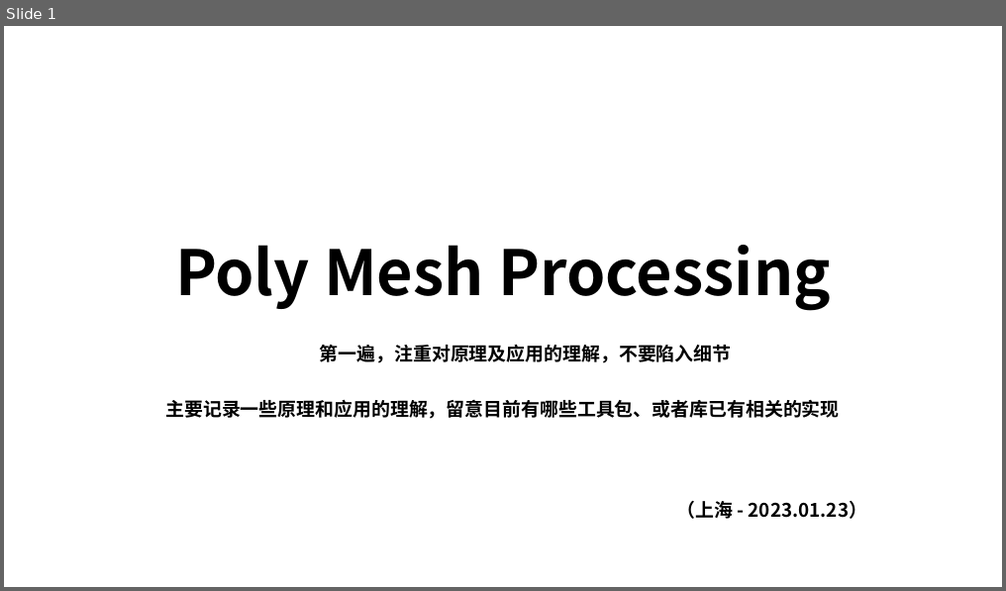
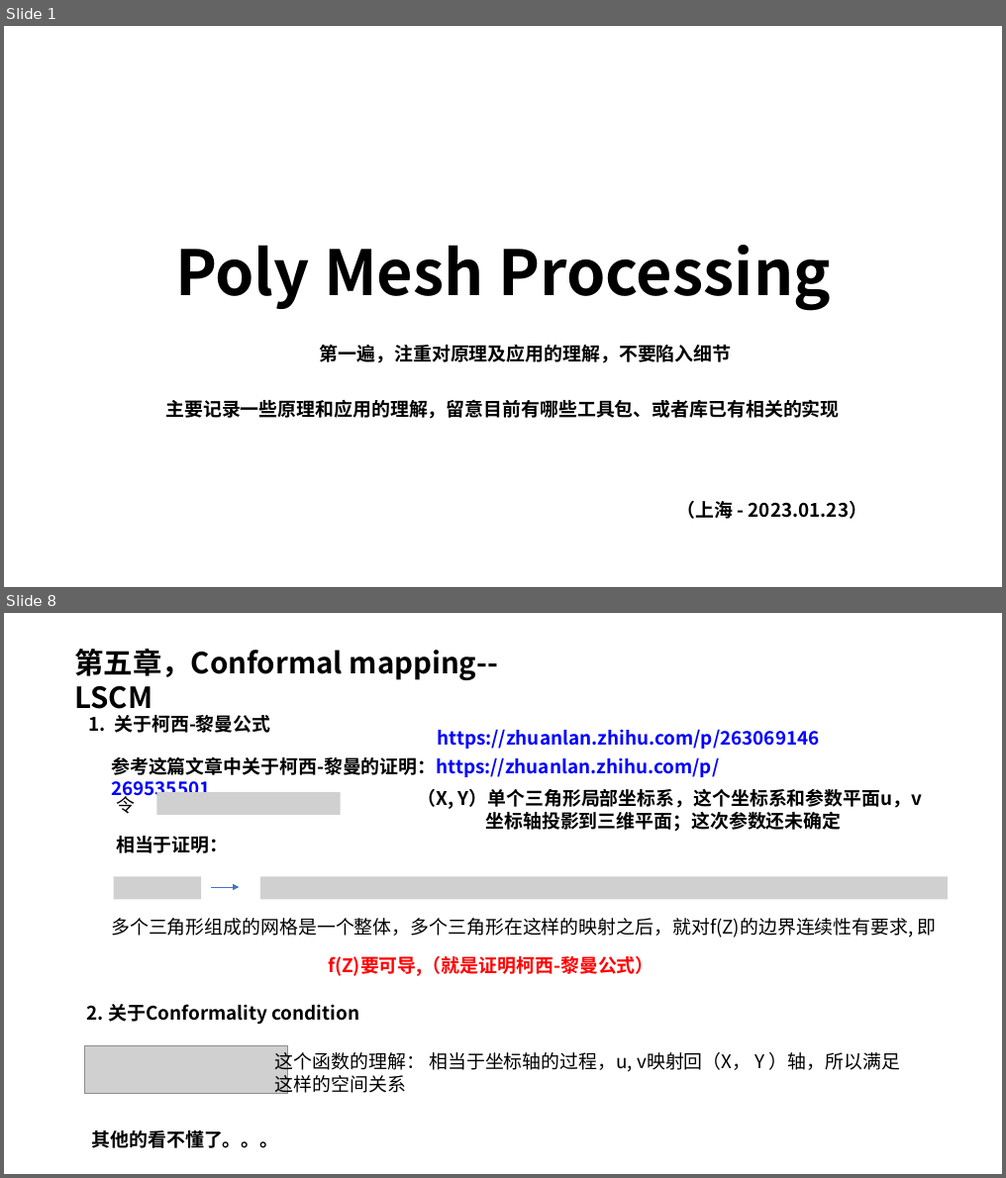
Before and after one commit to pczpcz/GAME102Learning, a slide deck: note/01 geometry algorithm/poly_mesh_processing.pptx. Shown one above the other, each under a label of ours: slide 1 before the commit, slides 1 and 8 after it; the slides between them are not shown. The pictures are 1006x591 and 1006x1178 pixels, drawn with LibreOffice and Linux fonts; fonts in the diff are those of the drawing; grey boxes stand for pictures. Boxes give left, top, right and bottom in pixels: in the first picture for what was removed or moved away, otherwise in the second. Text is boxed around its words. In the diff, an @@ line names an element or a change of style, - is before the commit and + after.

```diff
--- a/note/01 geometry algorithm/poly_mesh_processing.pptx
+++ b/note/01 geometry algorithm/poly_mesh_processing.pptx
@@ slide 8 added at (4, 613, 1002, 1174), background #FFFFFF @@
@@ text added at (74, 648, 499, 717), 28 pt, text #000000, bold @@
+第五章，Conformal mapping-- LSCM
@@ text added at (89, 715, 270, 733), 18 pt, text #000000, bold @@
+1. 关于柯西-黎曼公式
@@ text added at (438, 729, 820, 749), 18 pt, text #0000FF, bold @@
+https://zhuanlan.zhihu.com/p/263069146
@@ text added at (111, 758, 719, 777), 18 pt, text #0000FF, bold @@
+参考这篇文章中关于柯西-黎曼的证明：https://zhuanlan.zhihu.com/p/269535501
@@ text added at (418, 789, 923, 831), 18 pt, text #000000, bold @@
+（X, Y）单个三角形局部坐标系，这个坐标系和参数平面u，v坐标轴投影到三维平面；这次参数还未确定
@@ text added at (116, 792, 135, 814), 18 pt, text #000000 @@
+令
@@ picture added at (156, 792, 341, 814) @@
@@ text added at (116, 836, 228, 854), 18 pt, text #000000, bold @@
+相当于证明：
@@ picture added at (114, 876, 202, 899) @@
@@ picture added at (260, 876, 947, 899) @@
@@ arrow added from (211, 887) to (239, 887), #4472C4 0.5 pt @@
@@ text added at (111, 918, 937, 938), 18 pt, text #000000 @@
+多个三角形组成的网格是一个整体，多个三角形在这样的映射之后，就对f(Z)的边界连续性有要求, 即
@@ text added at (328, 957, 654, 976), 18 pt, text #FF0000, bold @@
+f(Z)要可导,（就是证明柯西-黎曼公式）
@@ text added at (87, 1004, 359, 1025), 18 pt, text #000000, bold @@
+2. 关于Conformality condition
@@ picture added at (84, 1047, 288, 1094) @@
@@ text added at (275, 1050, 900, 1094), 18 pt, text #000000 @@
+这个函数的理解： 相当于坐标轴的过程，u, v映射回（X， Y ）轴，所以满足这样的空间关系
@@ text added at (92, 1131, 279, 1149), 18 pt, text #000000, bold @@
+其他的看不懂了。。。
```
Also in this commit, not shown: 6 other slides added, 1 slide removed.
